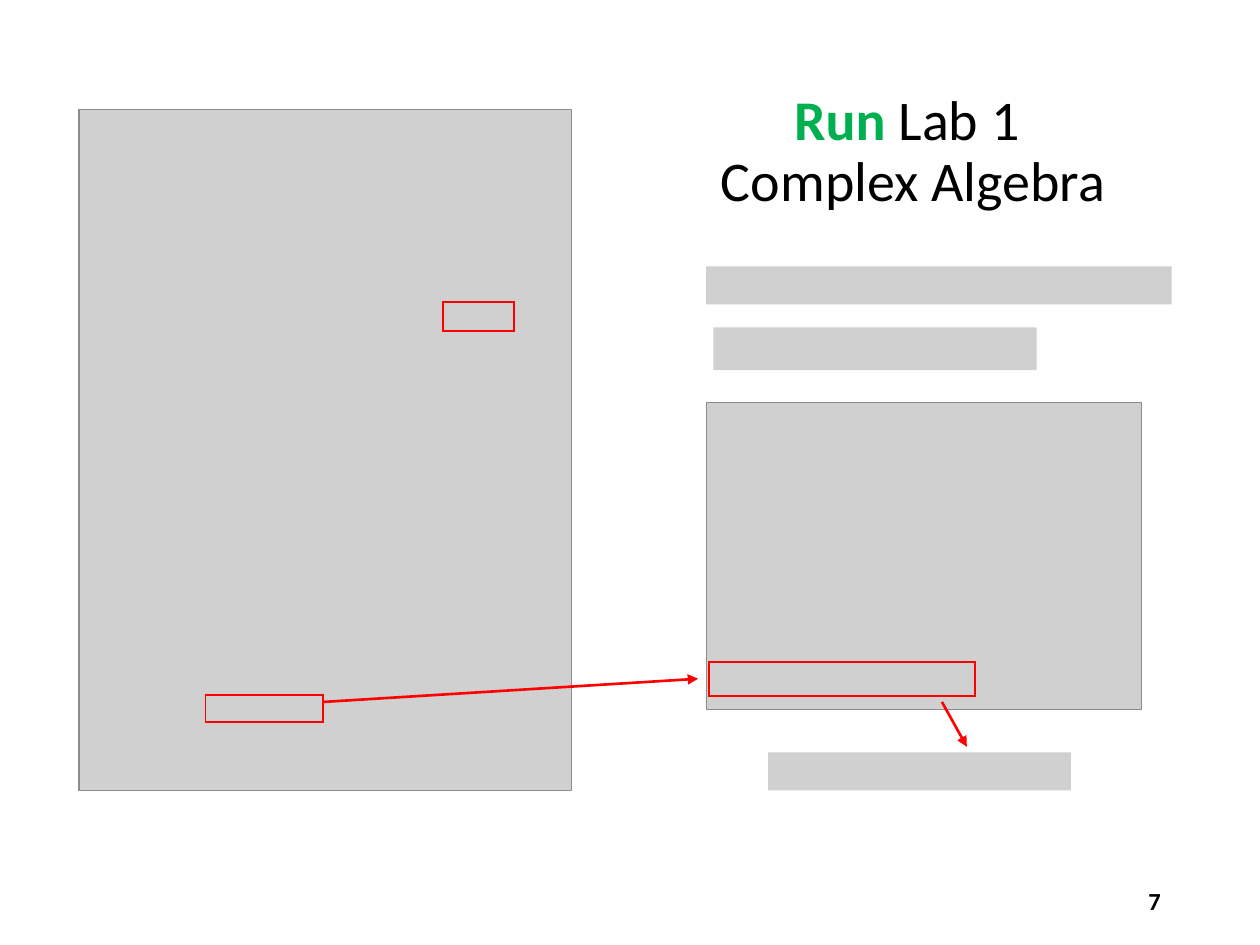
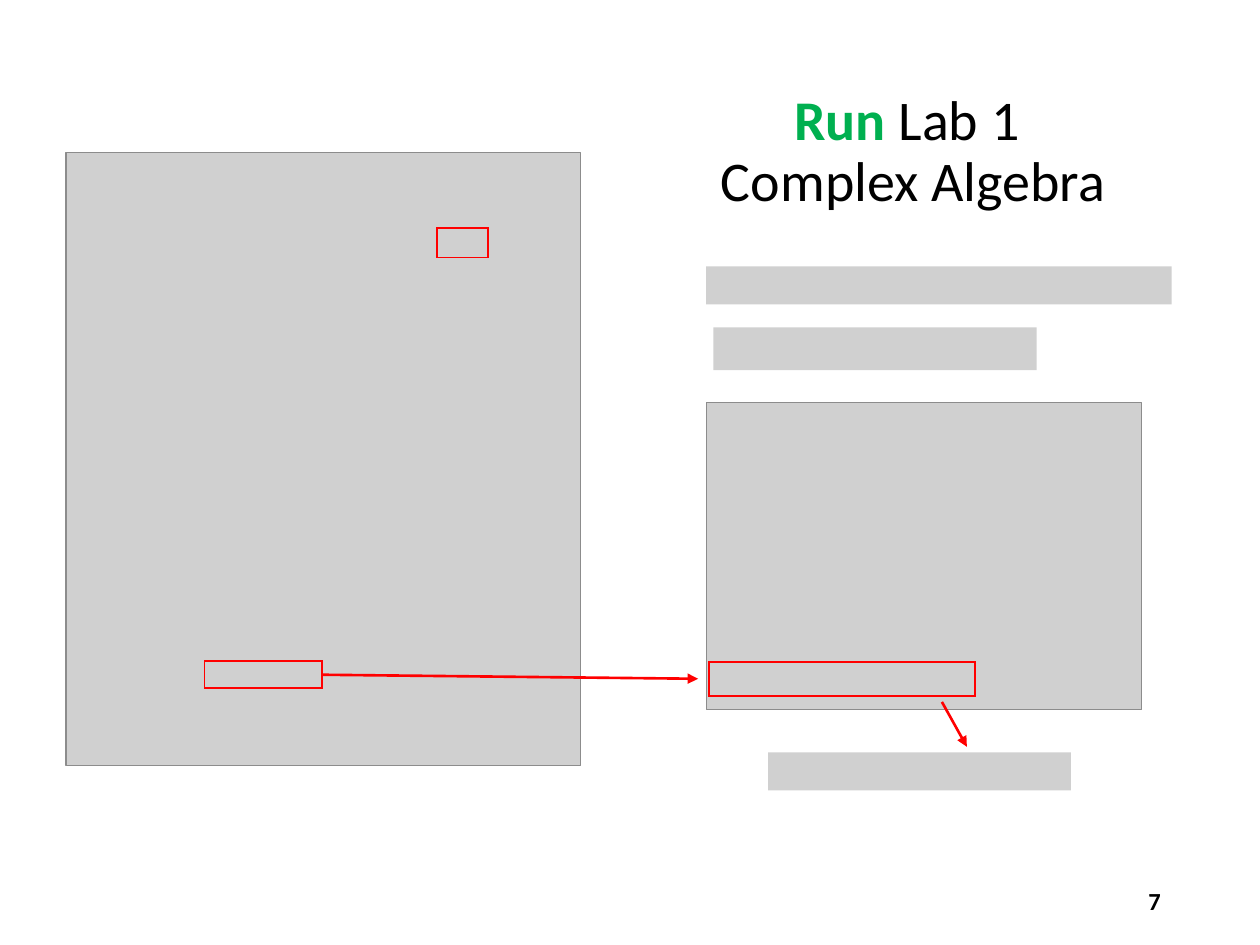
Before and after one commit to dbiersach/scicomp301-cpp-linux, a slide deck: slide 7 of session11/Session 11 - Complex Algebra.pptx. Drawn at 1260x945 pixels with LibreOffice and Linux fonts; fonts in the diff are those of the drawing; grey boxes stand for pictures. Boxes give left, top, right and bottom in pixels: in the first picture for what was removed or moved away, otherwise in the second. Text is boxed around its words. In the diff, an @@ line names an element or a change of style, - is before the commit and + after.

```diff
--- a/session11/Session 11 - Complex Algebra.pptx
+++ b/session11/Session 11 - Complex Algebra.pptx
@@ picture: place and size @@
-picture at [79,110,572,790]
+picture at [66,152,581,765]
@@ rectangle: place and size @@
-rectangle at [444,302,514,331]
+rectangle at [437,228,489,257]
@@ rectangle: place and size @@
-rectangle at [205,694,323,722]
+rectangle at [204,662,321,689]
@@ arrow moved from (324, 702) - (698, 679) to (323, 675) - (698, 679) @@
```
Also in this commit, not shown: 11 other slides changed, 4 slides added, 1 slide removed, 1 other file.
